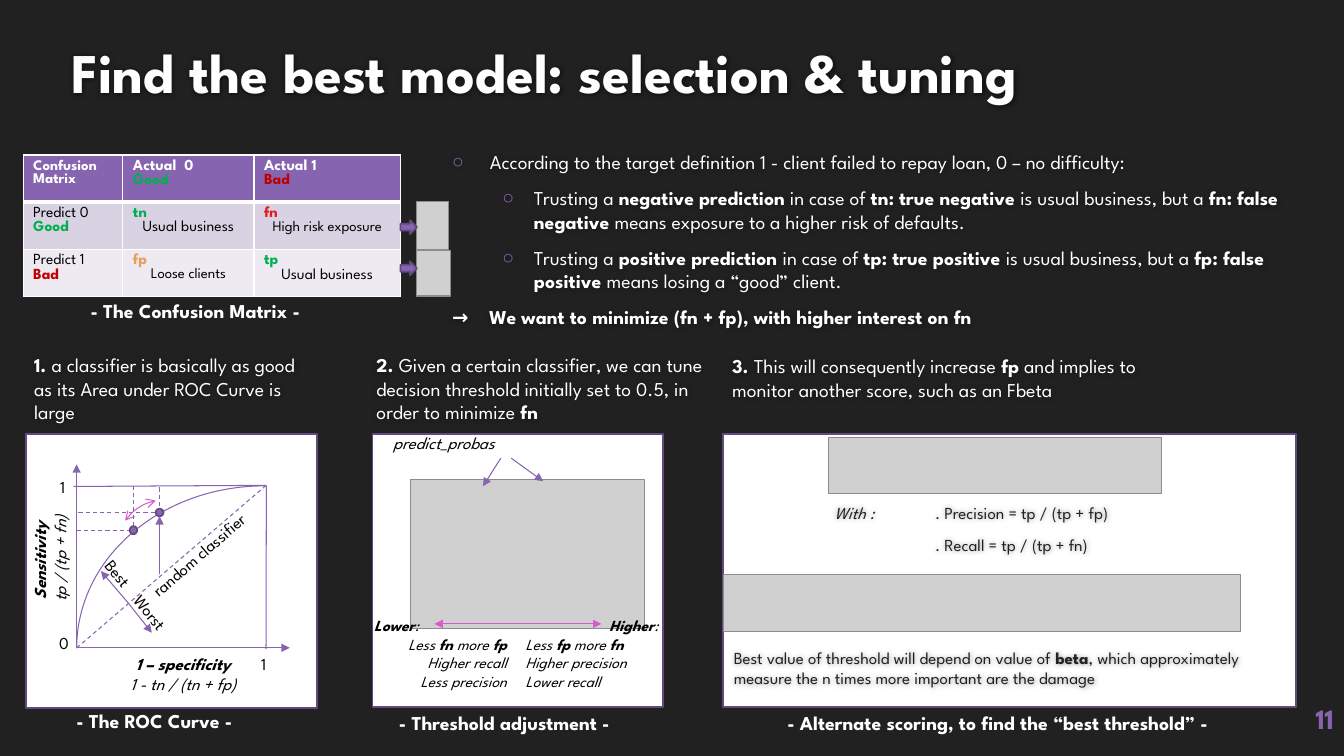
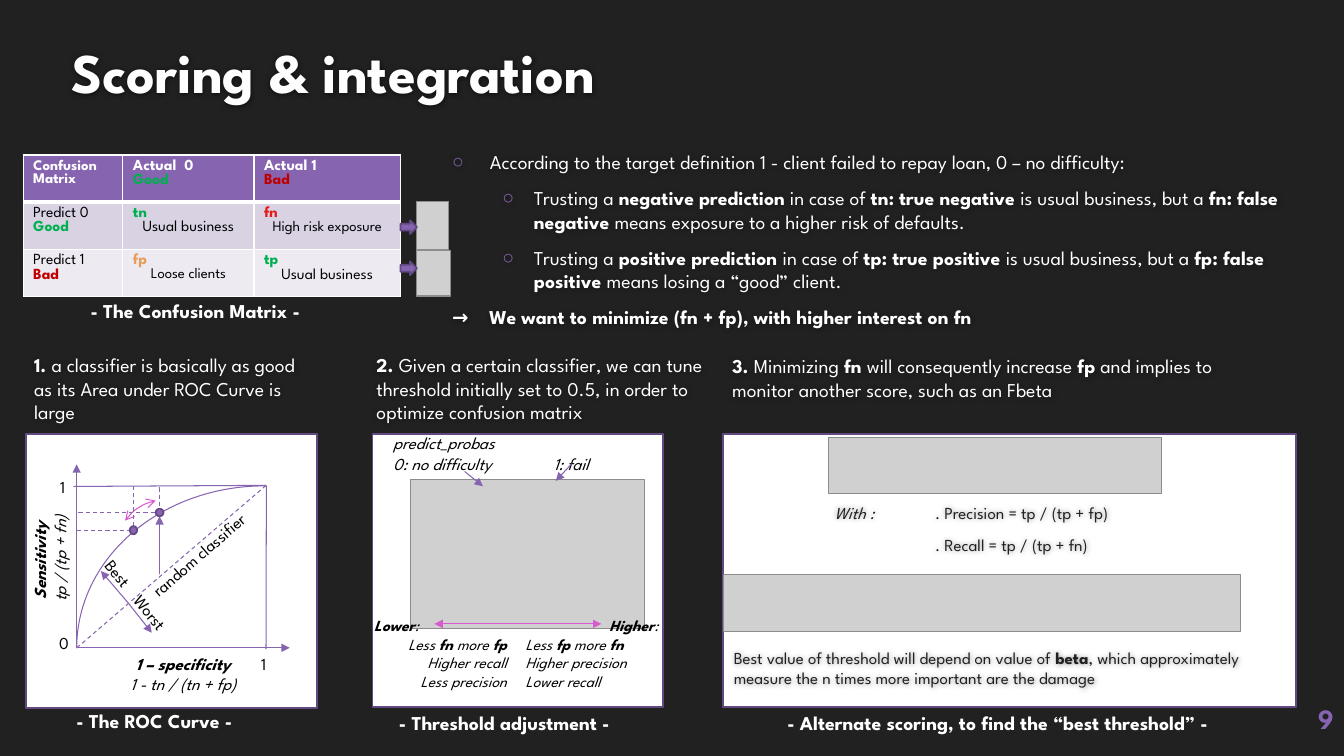
Before and after one commit to EtienneLardeur/P7_Scoring, a slide deck: slide 9 of P7_Support.pptx (slide 11 before the commit). Drawn at 1344x756 pixels with LibreOffice and Linux fonts; fonts in the diff are those of the drawing; grey boxes stand for pictures; background and template pictures are left out. Boxes give left, top, right and bottom in pixels: in the first picture for what was removed or moved away, otherwise in the second. Text is boxed around its words. In the diff, an @@ line names an element or a change of style, - is before the commit and + after.

```diff
--- a/P7_Support.pptx
+++ b/P7_Support.pptx
@@ title at (72,55,595,106): text changed @@
-Find the best model: selection & tuning
+Scoring & integration
@@ text at (376,358,703,423): text changed @@
-2. Given a certain classifier, we can tune decision threshold initially set to 0.5, in order to minimize fn
+2. Given a certain classifier, we can tune threshold initially set to 0.5, in order to optimize confusion matrix
@@ text at (732,359,1212,399): text changed @@
-3. This will consequently increase fp and implies to monitor another score, such as an Fbeta
+3. Minimizing fn will consequently increase fp and implies to monitor another score, such as an Fbeta
@@ text at (393,452,491,476): paragraph added @@
+0: no difficulty 1: fail
@@ arrow moved from (501, 459) - (483, 486) to (465, 472) - (483, 486) @@
@@ arrow moved from (511, 459) - (543, 481) to (572, 464) - (556, 481) @@
@@ page number at (1318,710,1334,729): text changed @@
-11
+9
```
Also in this commit, not shown: 12 other slides changed, 9 slides added, 12 slides removed.
